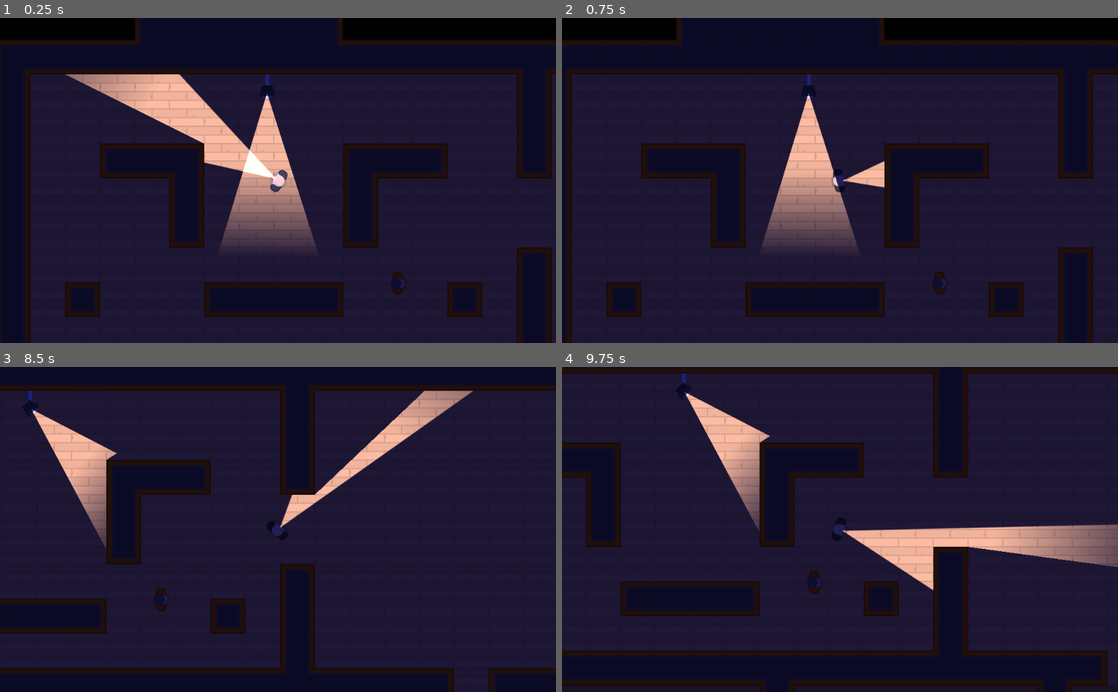
Above: before the commit, frames 1-4 (two rows, left to right).
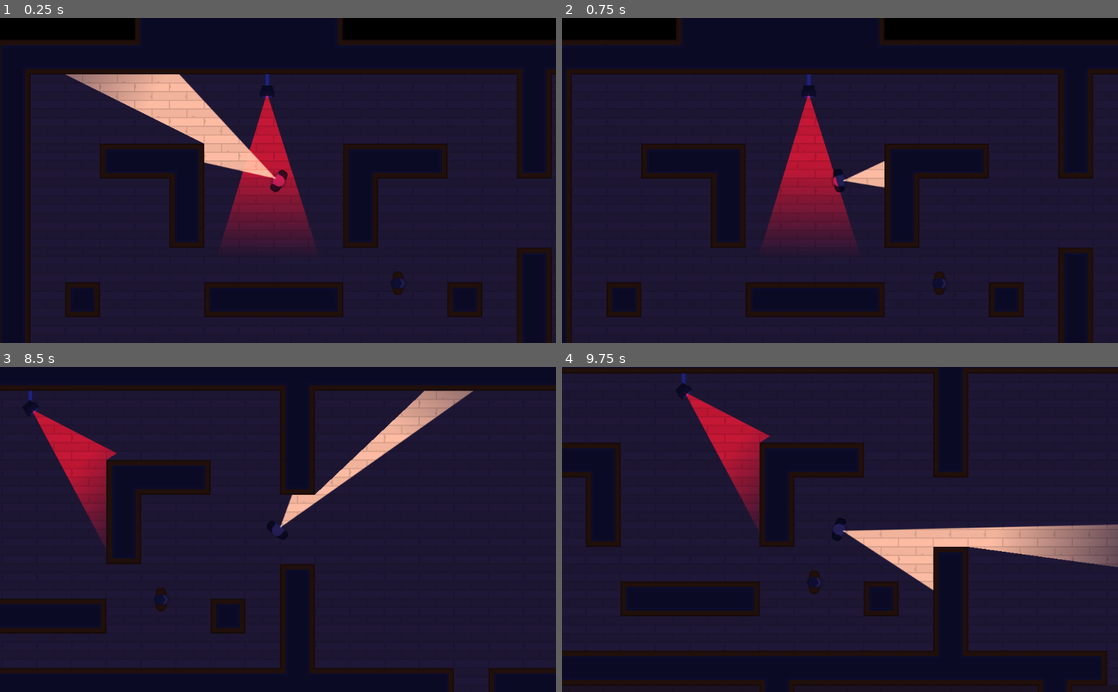
Above: after the commit, the same moments.

Repository: mc-carthy/gdHeistMeisters
Game: Godot game, scene res://Scenes/level1.tscn
Two runs of this game, one before a commit and one after it. Both use one fixed random seed, a clock stepped at 60 frames per second and the inputs below.
Inputs (mouse positions are in pixels of both pictures, inside the frame that each line leads up to):
- Up to frame 1 (0.25 s): no input
- Up to frame 2 (0.75 s): tap Enter at 0.5 s; move the mouse to (962, 164) at 0.52 s; hold Right (ui_right) from 0.53 s (still down)
- Up to frame 3 (8.5 s): move the mouse to (166, 545) at 1.27 s; release Right (ui_right) at 1.28 s; hold Down (ui_down) 1.28-2.03 s; move the mouse to (333, 458) at 2.02 s; hold Right (ui_right) 2.03-2.78 s; move the mouse to (250, 594) at 2.77 s; hold Up (ui_up) 2.78-3.53 s; move the mouse to (444, 578) at 3.52 s; hold Left (ui_left) 3.53-5.03 s; tap Space at 4.25 s; move the mouse to (111, 480) at 4.27 s; tap Enter at 5 s; move the mouse to (305, 529) at 5.02 s; hold Down (ui_down) 5.03-5.78 s; move the mouse to (194, 448) at 5.77 s; hold Right (ui_right) 5.78-6.53 s; move the mouse to (400, 513) at 6.52 s; hold Up (ui_up) 6.53-7.28 s; move the mouse to (166, 545) at 7.27 s; hold Right (ui_right) 7.28-8.03 s; move the mouse to (333, 458) at 8.02 s; hold Down (ui_down) from 8.03 s (still down)
- Up to frame 4 (9.75 s): move the mouse to (812, 594) at 8.77 s; release Down (ui_down) at 8.78 s; hold Left (ui_left) 8.78-9.53 s; move the mouse to (1006, 578) at 9.52 s; hold Up (ui_up) from 9.53 s (still down)

The runs differ from the first frame. In frame 1, 4.0% of the frame differs, in the area x 39-57%, y 23-70%; in frame 2, 4.0%, in the area x 36-53%, y 23-70%; in frame 3, 2.2%; in frame 4, 2.2%.

Commit message:
Add basic FOV checks to camera script

Diff:
--- a/Scenes/NPCs/Camera.tscn
+++ b/Scenes/NPCs/Camera.tscn
@@ -1,8 +1,9 @@
-[gd_scene load_steps=6 format=2]
+[gd_scene load_steps=7 format=2]
 
 [ext_resource path="res://GFX/PNG/Tiles/tile_463.png" type="Texture" id=1]
-[ext_resource path="res://GFX/PNG/Tiles/tile_536.png" type="Texture" id=2]
-[ext_resource path="res://Scenes/Torch.tscn" type="PackedScene" id=3]
+[ext_resource path="res://Scripts/playerDetection.gd" type="Script" id=2]
+[ext_resource path="res://GFX/PNG/Tiles/tile_536.png" type="Texture" id=3]
+[ext_resource path="res://Scenes/Torch.tscn" type="PackedScene" id=4]
 
 [sub_resource type="RectangleShape2D" id=1]
 
@@ -20,7 +21,7 @@
 "times": PoolRealArray( 0, 2, 3, 6, 8, 11, 12 ),
 "transitions": PoolRealArray( 1, 1, 1, 1, 1, 1, 1 ),
 "update": 0,
-"values": [ 90.0, 90.0, 135.0, 135.0, 45.0, 45.0, 90.0 ]
+"values": [ 0.0, 0.0, 45.0, 45.0, -45.0, -45.0, 0.0 ]
 }
 
 [node name="Camera" type="Node2D"]
@@ -31,19 +32,19 @@
 
 [node name="CameraBody" type="KinematicBody2D" parent="."]
 position = Vector2( 32, 0 )
-rotation = 2.21226
+script = ExtResource( 2 )
 
 [node name="BodySprite" type="Sprite" parent="CameraBody"]
-texture = ExtResource( 2 )
+rotation = 1.5708
+texture = ExtResource( 3 )
 
 [node name="CollisionShape2D" type="CollisionShape2D" parent="CameraBody"]
 visible = false
 shape = SubResource( 1 )
 disabled = true
 
-[node name="Torch" parent="CameraBody" instance=ExtResource( 3 )]
-position = Vector2( 0, -320 )
-rotation = 4.71239
+[node name="Torch" parent="CameraBody" instance=ExtResource( 4 )]
+position = Vector2( 320, 0 )
 offset = Vector2( 0, 0 )
 
 [node name="CameraRotation" type="AnimationPlayer" parent="CameraBody"]
--- a/Scenes/level1.tscn
+++ b/Scenes/level1.tscn
@@ -14,6 +14,7 @@
 tile_data = PoolIntArray( 16, 16, 0, 17, 16, 0, 18, 16, 0, 19, 16, 0, 20, 16, 0, 21, 16, 0, 24, 16, 0, 25, 16, 0, 65537 …(5662 unchanged characters)…
 
 [node name="player" parent="." instance=ExtResource( 2 )]
+editor/display_folded = true
 position = Vector2( 520, 260 )
 
 [node name="Camera2D" type="Camera2D" parent="player"]
@@ -30,6 +31,8 @@
 [node name="CanvasModulate" type="CanvasModulate" parent="."]
 color = Color( 0.141176, 0.145098, 0.498039, 1 )
 
-[node name="Camera" parent="." instance=ExtResource( 5 )]
+[node name="cameras" type="Node2D" parent="."]
+
+[node name="Camera" parent="cameras" instance=ExtResource( 5 )]
 position = Vector2( 500.316, 80 )
 rotation = 1.5708
--- /dev/null
+++ b/Scripts/playerDetection.gd
@@ -0,0 +1,23 @@
+extends "res://Scripts/character.gd"
+
+const FOV_TOLERANCE = 22.5
+const RED = Color(0.75, 0, 0)
+const WHITE = Color(1, 1, 1)
+const GREEN = Color(0, 0.75, 0)
+
+
+onready var Player = get_node("/root/level1/player")
+
+func _process(delta):
+	if Player_is_in_FOV_TOLERANCE():
+		$Torch.color = RED
+	else:
+		$Torch.color = WHITE
+
+func Player_is_in_FOV_TOLERANCE():
+	var npc_facing_direction = Vector2(1, 0).rotated(global_rotation)
+	var direction_to_player = (Player.position - global_position).normalized()
+	if abs(direction_to_player.angle_to(npc_facing_direction)) < deg2rad(FOV_TOLERANCE):
+		return true
+	else:
+		return false
